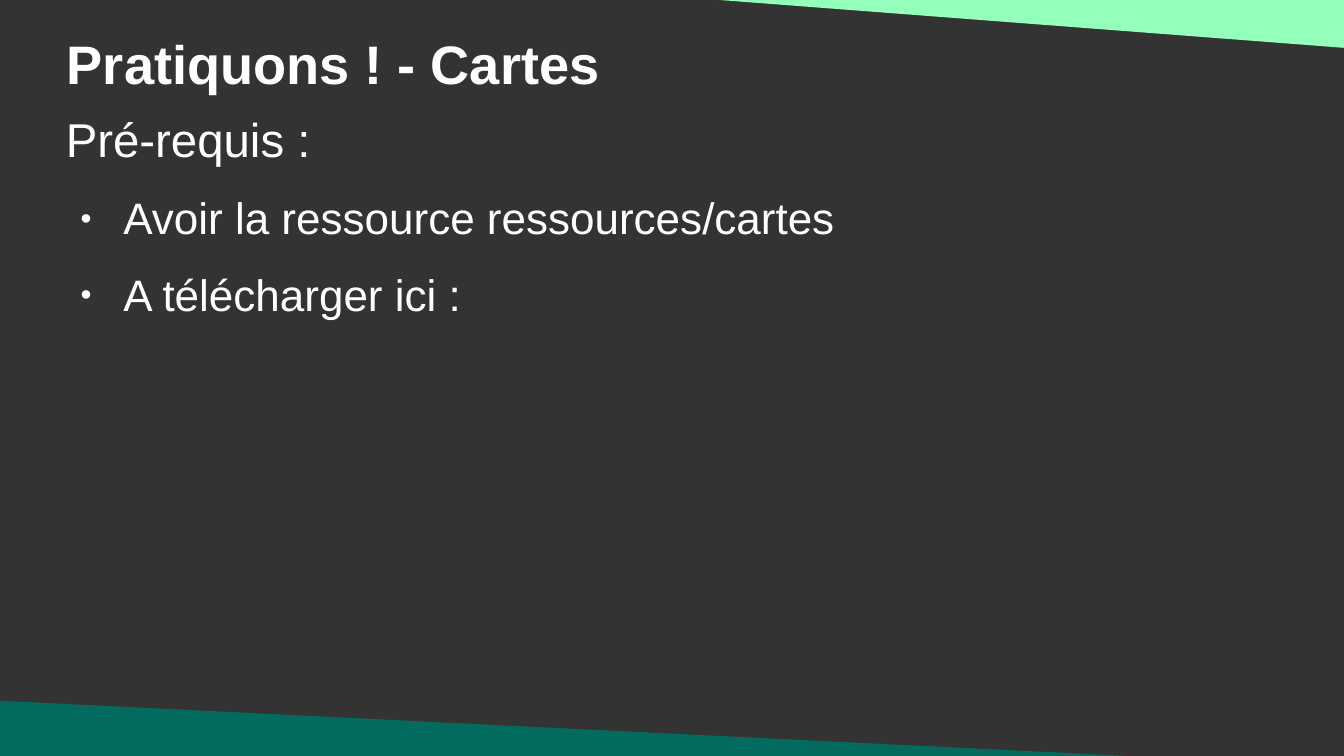
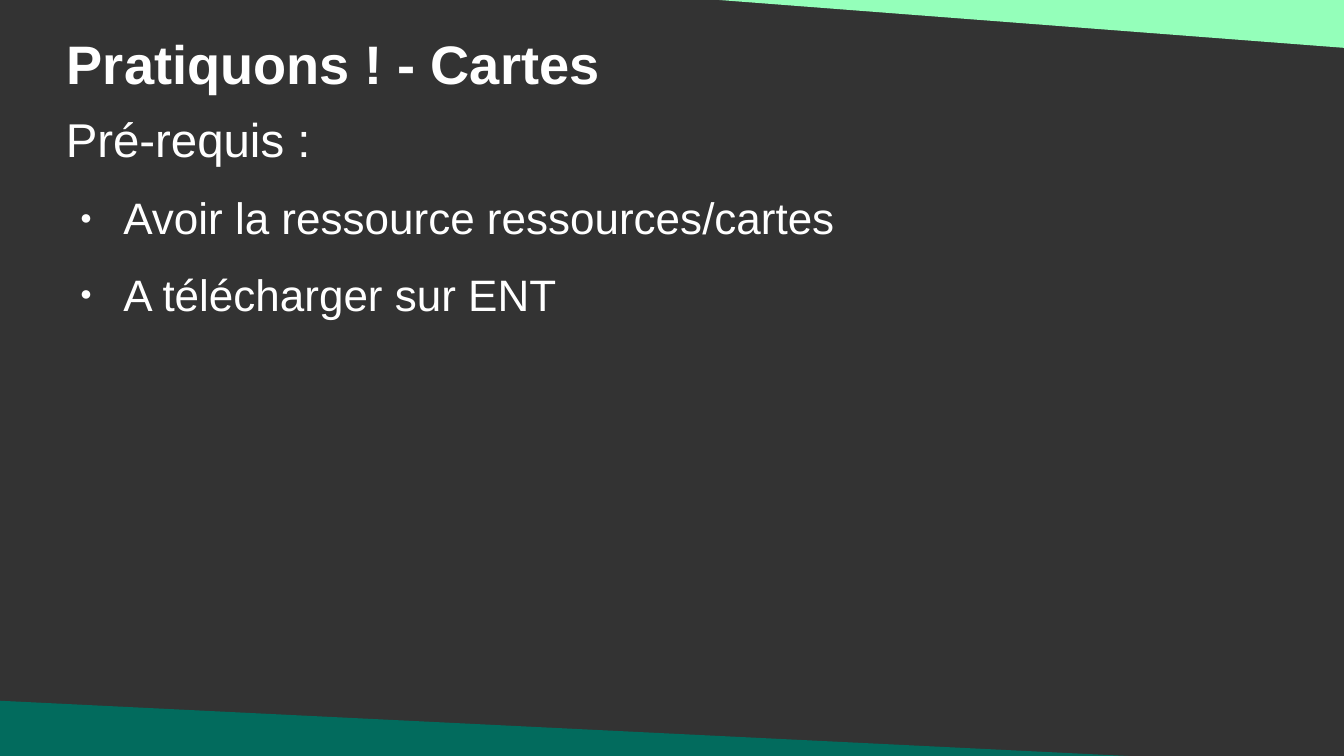
Before and after one commit to DanYellow/cours, a slide deck: slide 14 of data-journalisme-s4/travaux-pratiques/numero-5/presentation.odp (slide 12 before the commit). Drawn at 1344x756 pixels with LibreOffice and Linux fonts; fonts in the diff are those of the drawing. Boxes give left, top, right and bottom in pixels: in the first picture for what was removed or moved away, otherwise in the second. Text is boxed around its words. In the diff, an @@ line names an element or a change of style, - is before the commit and + after.

```diff
--- a/data-journalisme-s4/travaux-pratiques/numero-5/presentation.odp
+++ b/data-journalisme-s4/travaux-pratiques/numero-5/presentation.odp
@@ text at (123,278,556,320): text changed @@
-● A télécharger ici :
+● A télécharger sur ENT
```
Also in this commit, not shown: 4 other slides changed, 1 slide added, 6 other files.
